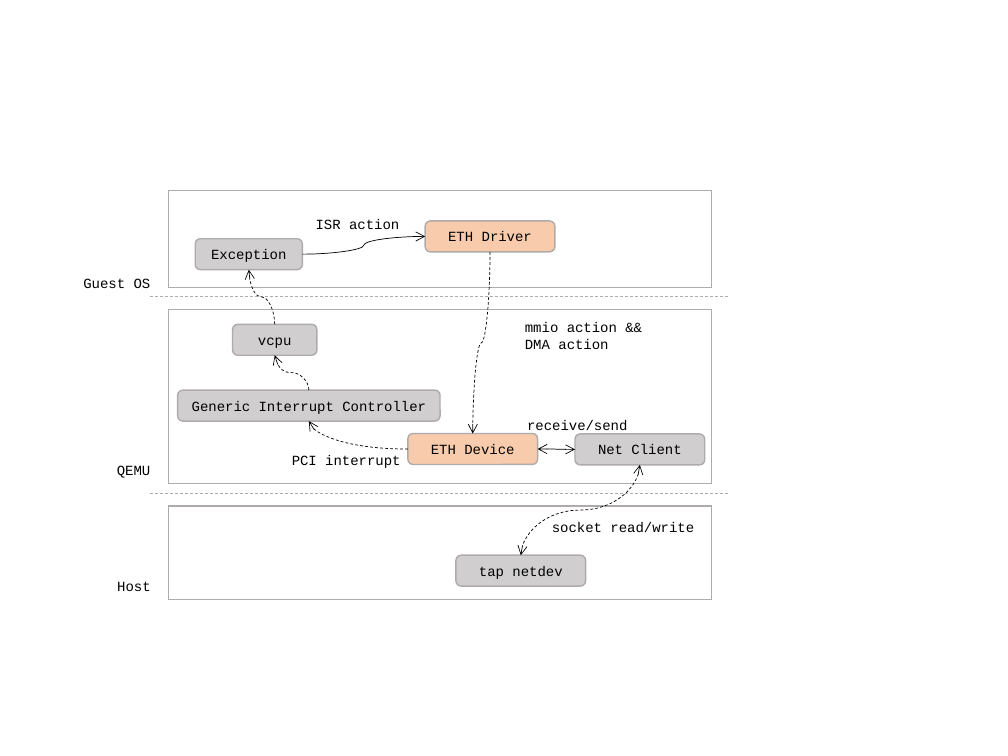
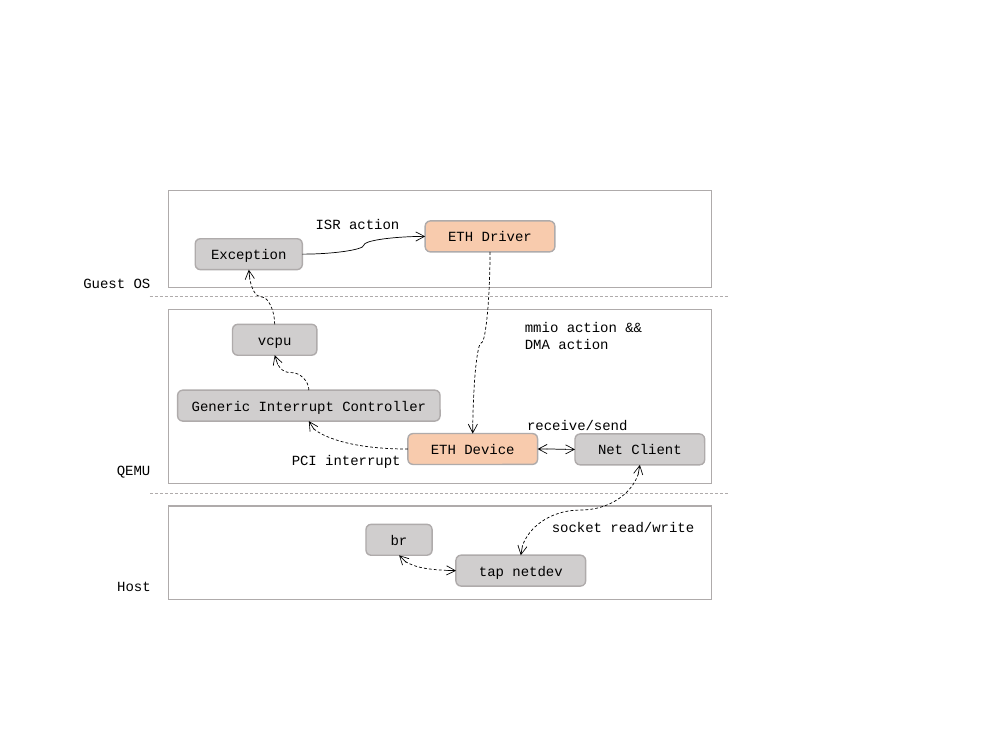
Before and after one commit to movetobe/xxx, a slide deck: slide 49 of xxx.pptx. Drawn at 1008x756 pixels with LibreOffice and Linux fonts; fonts in the diff are those of the drawing. Boxes give left, top, right and bottom in pixels: in the first picture for what was removed or moved away, otherwise in the second. Text is boxed around its words. In the diff, an @@ line names an element or a change of style, - is before the commit and + after.

```diff
--- a/xxx.pptx
+++ b/xxx.pptx
@@ rounded rectangle added at <box>366,524,432,555</box>, fill #D0CECE, outline #AFABAB 1 pt, 10 pt, text #000000 @@
+br
@@ curved double arrow added from (399, 555) to (456, 571), #000000 0.5 pt dashed @@
```
Also in this commit, not shown: 4 other slides changed, 3 slides added, 1 other file.
